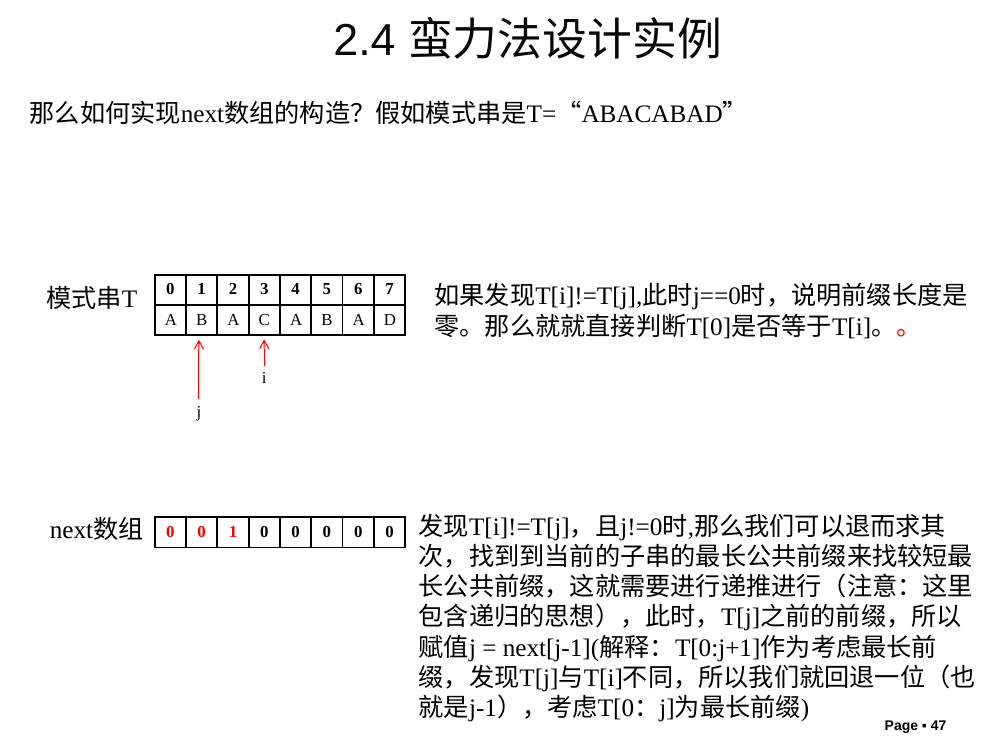
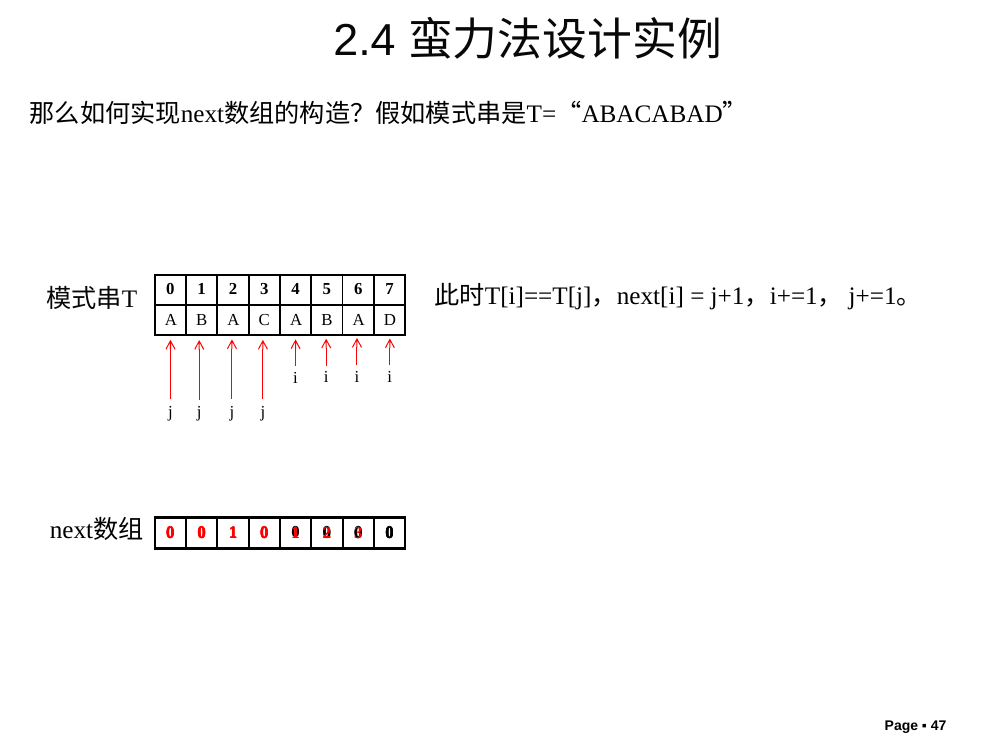
Before and after one commit to liutongling/DP, a slide deck: slide 47 of file/第2章 蛮力法.pptx. Drawn at 1008x756 pixels with LibreOffice and Linux fonts; fonts in the diff are those of the drawing; background and template pictures are left out. Boxes give left, top, right and bottom in pixels: in the first picture for what was removed or moved away, otherwise in the second. Text is boxed around its words. In the diff, an @@ line names an element or a change of style, - is before the commit and + after.

```diff
--- a/file/第2章 蛮力法.pptx
+++ b/file/第2章 蛮力法.pptx
@@ text at (435,282,922,310): text changed @@
-如果发现T[i]!=T[j],此时j==0时，说明前缀长度是零。那么就就直接判断T[0]是否等于T[i]。。
+此时T[i]==T[j]，next[i] = j+1，i+=1， j+=1。
@@ arrow moved from (199, 399) - (199, 340) to (170, 399) - (170, 340) @@
@@ arrow added from (232, 399) to (232, 340), #FF0000 0.75 pt @@
@@ arrow added from (263, 399) to (263, 340), #FF0000 0.75 pt @@
@@ arrow moved from (264, 366) - (264, 340) to (295, 366) - (295, 340) @@
@@ arrow added from (327, 366) to (327, 339), #FF0000 0.75 pt @@
@@ arrow added from (357, 365) to (357, 338), #FF0000 0.75 pt @@
@@ arrow added from (390, 365) to (390, 339), #FF0000 0.75 pt @@
@@ text "i": place and size @@
-text "i" at (262,372,267,383)
+text "i" at (293,372,298,383)
@@ text added at (324,371,329,382), 12 pt, text #000000 @@
+i
@@ text added at (355,371,360,382), 12 pt, text #000000 @@
+i
@@ text added at (387,371,392,382), 12 pt, text #000000 @@
+i
@@ text added at (168,406,173,421), 12 pt, text #000000 @@
+j
@@ text added at (230,406,235,421), 12 pt, text #000000 @@
+j
@@ text added at (261,406,266,421), 12 pt, text #000000 @@
+j
@@ table at (154,517,404,578) @@
@@ text colour #000000 to #FF0000 in "0" @@
@@ table added at (154,518,404,579), 1 rows, 8 columns @@
+0 | 0 | 1 | 0 | 1 | 2 | 0 | 0
@@ table added at (155,518,405,579), 1 rows, 8 columns @@
+0 | 0 | 1 | 0 | 1 | 0 | 0 | 0
@@ table added at (155,518,405,579), 1 rows, 8 columns @@
+0 | 0 | 1 | 0 | 1 | 2 | 3 | 0
@@ text removed at (419,514,976,722) @@
-发现T[i]!=T[j]，且j!=0时,那么我们可以退而求其次，找到到当前的子串的最长公共前缀来找较短最长公共前缀，这就需要进行递推进行（注意：这里包含递归的思想），此时，T[j]之前的前缀，所以赋值j = next[j-1](解释：T[0:j+1]作为考虑最长前缀，发现T[j]与T[i]不同，所以我们就回退一位（也就是j-1），考虑T[0：j]为最长前缀)
```
Also in this commit, not shown: 2 other slides changed, 2 slides added, 2 other files.
